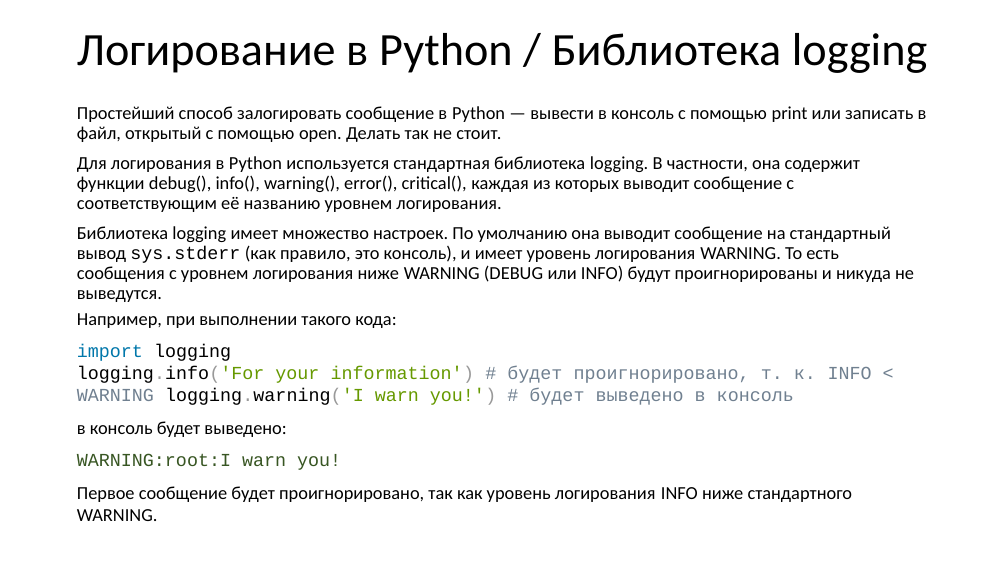
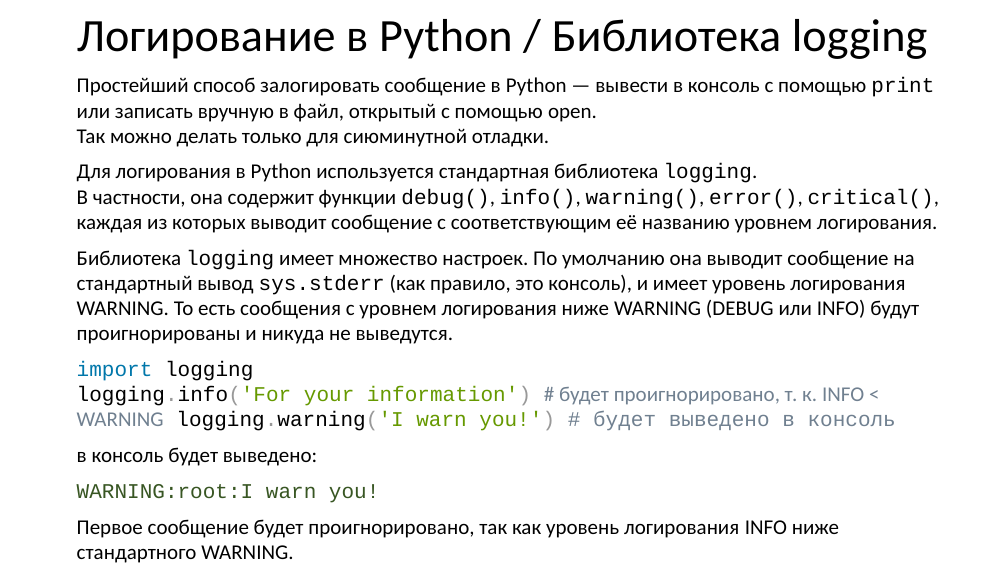
Before and after one commit to xtrueman/prog_instruments, a slide deck: slide 21 of presentations/Logging.pptx. Drawn at 1008x567 pixels with LibreOffice and Linux fonts; fonts in the diff are those of the drawing. Boxes give left, top, right and bottom in pixels: in the first picture for what was removed or moved away, otherwise in the second. Text is boxed around its words. In the diff, an @@ line names an element or a change of style, - is before the commit and + after.

Commit message:
logging-article

```diff
--- a/presentations/Logging.pptx
+++ b/presentations/Logging.pptx
@@ title "Логирование в Python / Библиотека ...": place and size @@
-title "Логирование в Python / Библиотека ..." at box(77, 33, 927, 73)
+title "Логирование в Python / Библиотека ..." at box(77, 19, 927, 59)
@@ text "Простейший способ залогировать сообщение в ...": place and size @@
-text "Простейший способ залогировать сообщение в ..." at box(77, 106, 927, 521)
+text "Простейший способ залогировать сообщение в ..." at box(77, 77, 939, 563)
@@ text at box(77, 77, 934, 147): text changed; size 17.5 to 20 pt @@
-Простейший способ залогировать сообщение в Python — вывести в консоль с помощью print или записать в файл, открытый с помощью open. Делать так не стоит.
+Простейший способ залогировать сообщение в Python — вывести в консоль с помощью print или записать вручную в файл, открытый с помощью open.
+Так можно делать только для сиюминутной отладки.
@@ text at box(77, 163, 939, 563): size 17.5 to 20 pt in "Для логирования в Python используется стандартная библиотека ...", "Библиотека logging имеет множество настроек. По умолчанию ...", "import logging logging.info('For your information') # будет ...", "в консоль будет выведено:" and 2 more places; font Calibri to Courier New in "logging. debug(), info(), warning(), error(), critical(),", "logging"; font Courier New to Calibri in "# будет проигнорировано, т. к. INFO < ..."; line spacing 0.9 to 1 @@
@@ text at box(77, 313, 396, 328): paragraph removed @@
-Например, при выполнении такого кода:
```
Also in this commit, not shown: 21 other slides changed, 2 other files.
